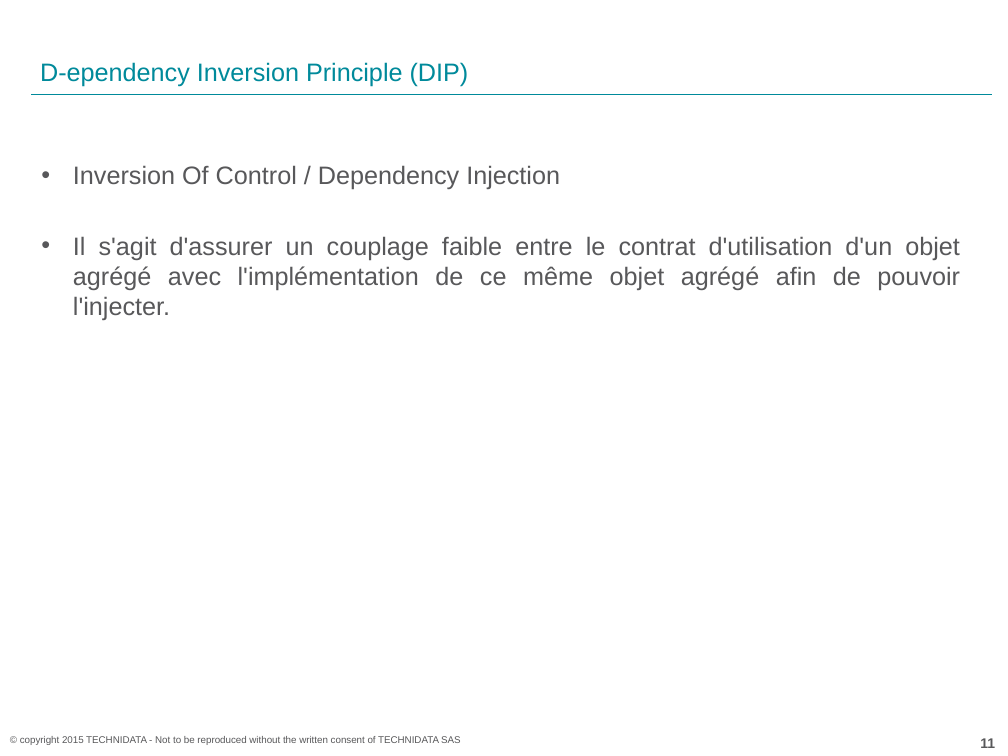
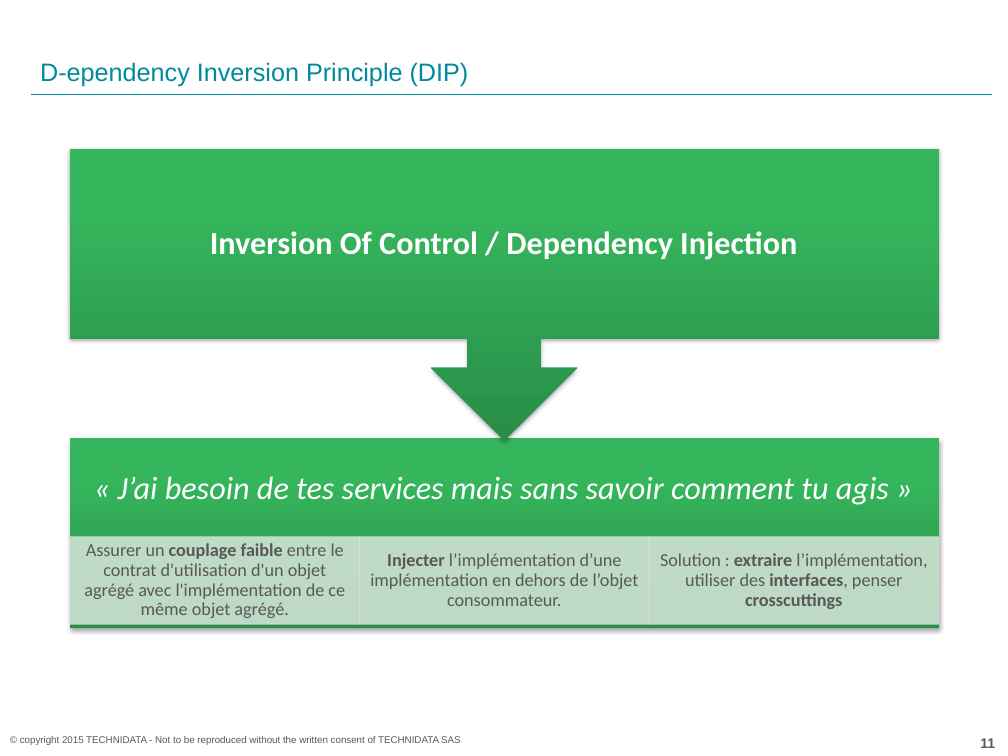
Before and after one commit to acoudene/ObjectCalisthenics, a slide deck: slide 11 of ObjectCalisthenics.pptx. Drawn at 1008x756 pixels with LibreOffice and Linux fonts; fonts in the diff are those of the drawing; background and template pictures are left out. Boxes give left, top, right and bottom in pixels: in the first picture for what was removed or moved away, otherwise in the second. Text is boxed around its words. In the diff, an @@ line names an element or a change of style, - is before the commit and + after.

```diff
--- a/ObjectCalisthenics.pptx
+++ b/ObjectCalisthenics.pptx
@@ text removed at <box>73,165,960,320</box> @@
-• Inversion Of Control / Dependency Injection
-• Il s'agit d'assurer un couplage faible entre le contrat d'utilisation d'un objet agrégé avec l'implémentation de ce même objet agrégé afin de pouvoir l'injecter.
@@ group added at <box>70,148,938,628</box>: 5 texts, 4 rectangles, 1 up arrow callout @@
+« J’ai besoin de tes services mais sans savoir comment tu agis »
+Assurer un couplage faible entre le contrat d'utilisation d'un objet agrégé avec l'implémentation de ce même objet agrégé.
+Injecter l’implémentation d’une implémentation en dehors de l’objet consommateur.
+Solution : extraire l’implémentation, utiliser des interfaces, penser crosscuttings
+Inversion Of Control / Dependency Injection
```
Also in this commit, not shown: 21 other slides changed.
